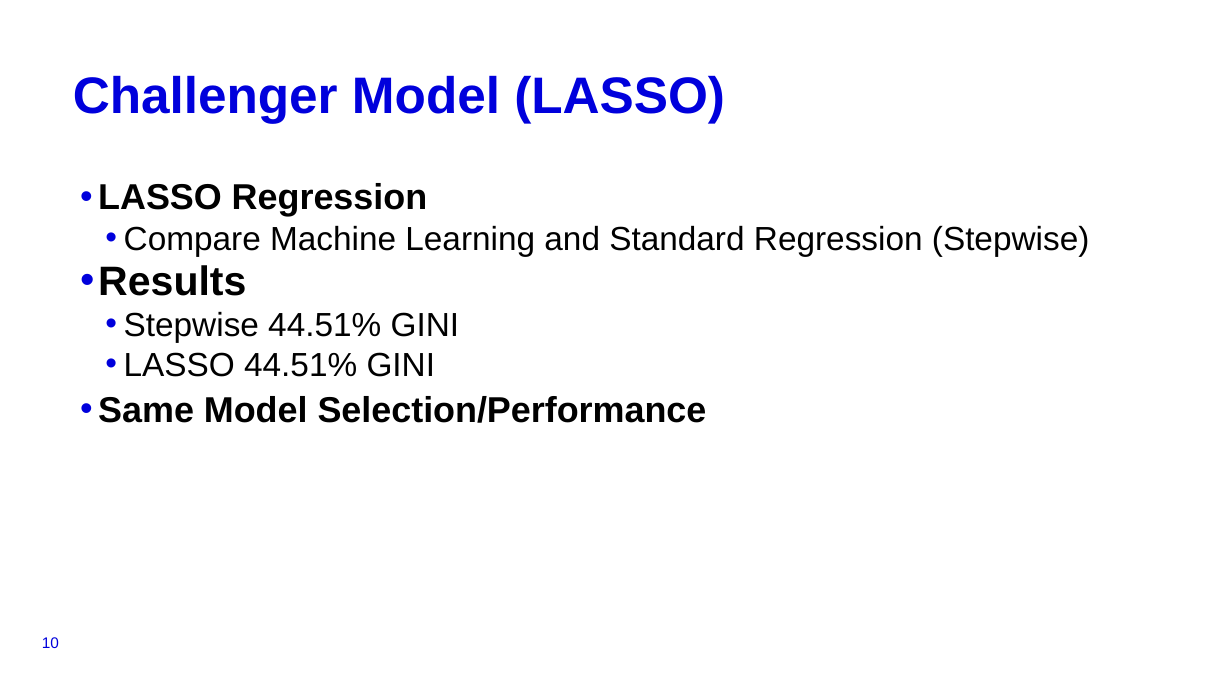
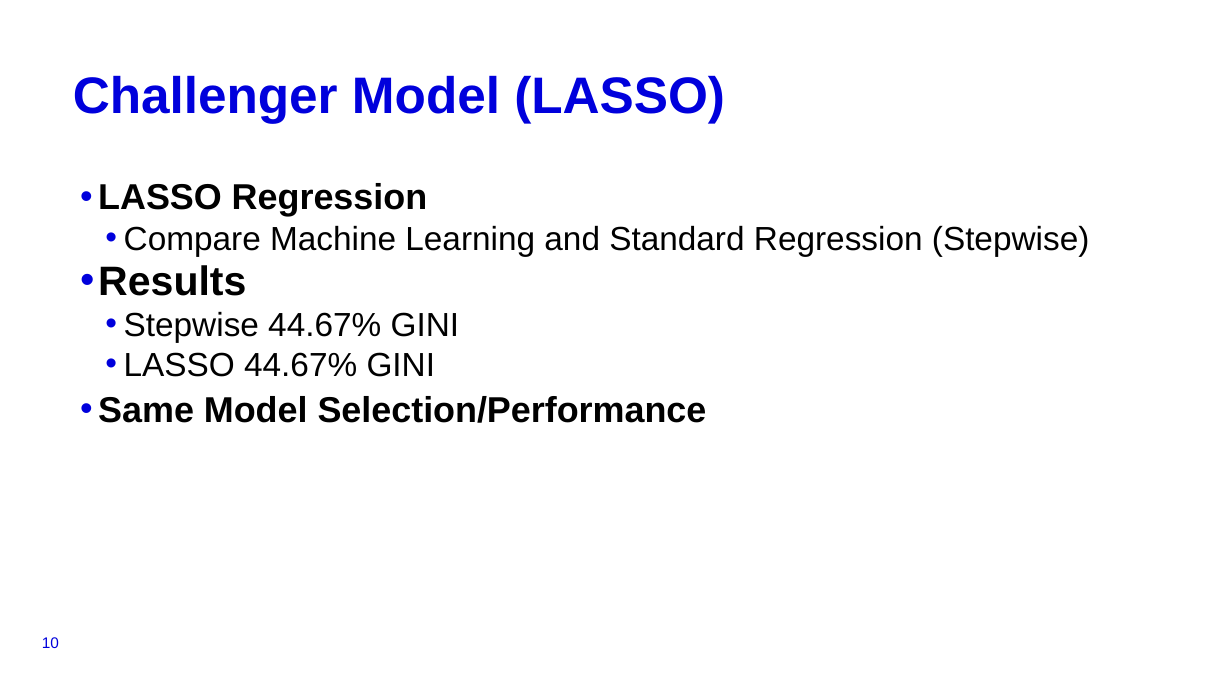
Before and after one commit to konj27/CreditRisk, a slide deck: slide 10 of APRE_Presentation.pptx. Drawn at 1232x693 pixels with LibreOffice and Linux fonts; fonts in the diff are those of the drawing; background and template pictures are left out. Boxes give left, top, right and bottom in pixels: in the first picture for what was removed or moved away, otherwise in the second. Text is boxed around its words. In the diff, an @@ line names an element or a change of style, - is before the commit and + after.

```diff
--- a/APRE_Presentation.pptx
+++ b/APRE_Presentation.pptx
@@ text at [124,311,460,377]: text changed @@
-  • Stepwise 44.51% GINI
-  • LASSO 44.51% GINI
+  • Stepwise 44.67% GINI
+  • LASSO 44.67% GINI
```
Also in this commit, not shown: 9 other slides changed, 1 other file.
